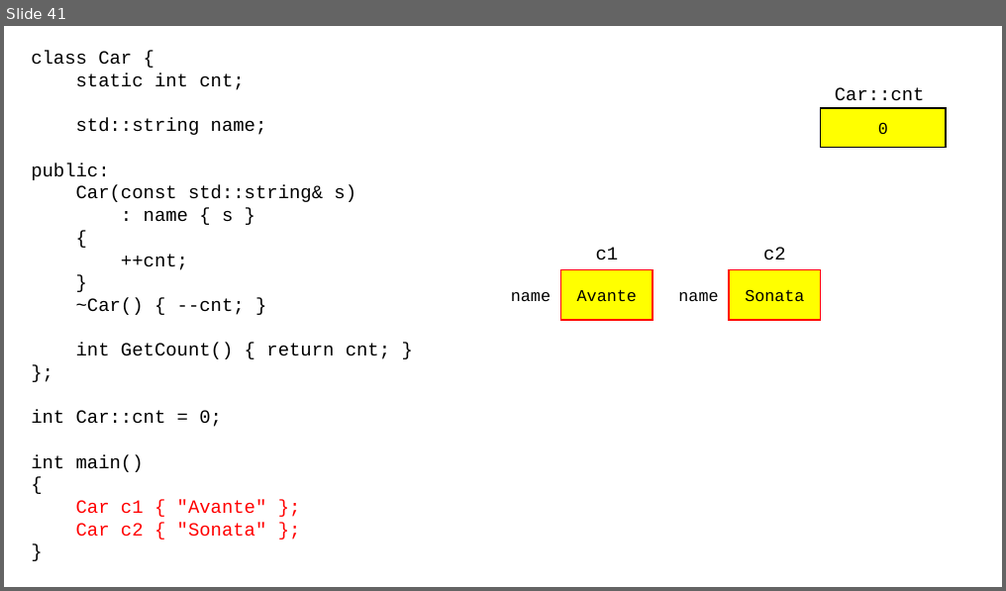
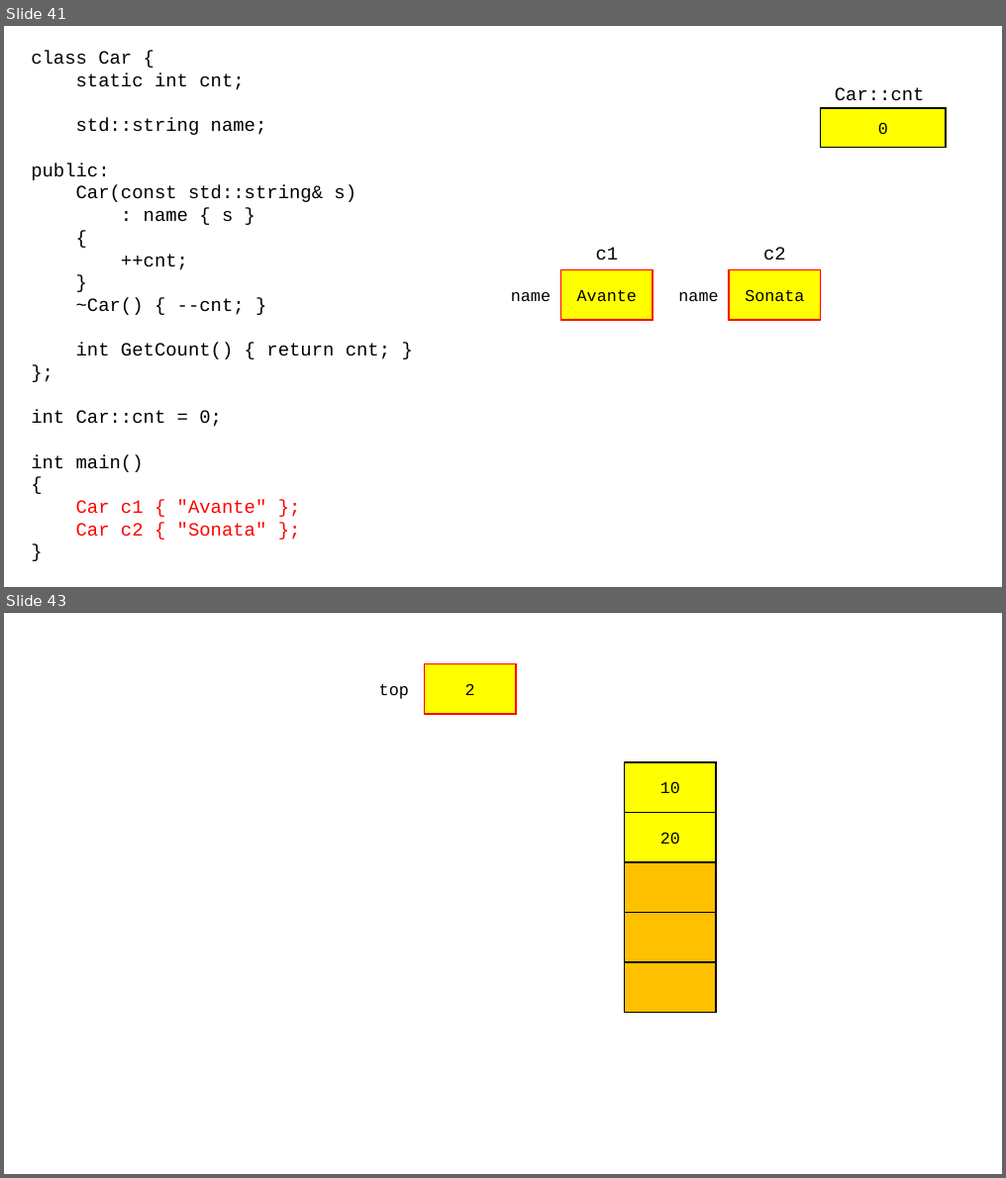
Before and after one commit to yoondev-classroom/cpp_240708, a slide deck: cpp_240708.pptx. Shown one above the other, each under a label of ours: slide 41 before the commit, slides 41 and 43 after it; the slides between them are not shown. The pictures are 1006x591 and 1006x1178 pixels, drawn with LibreOffice and Linux fonts; fonts in the diff are those of the drawing. Boxes give left, top, right and bottom in pixels: in the first picture for what was removed or moved away, otherwise in the second. Text is boxed around its words. In the diff, an @@ line names an element or a change of style, - is before the commit and + after.

```diff
--- a/cpp_240708.pptx
+++ b/cpp_240708.pptx
@@ slide 43 added at (x1=4, y1=613, x2=1002, y2=1174), background #FFFFFF @@
@@ rectangle added at (x1=424, y1=663, x2=516, y2=714), fill #FFFF00, outline #FF0000 1.5 pt, 16 pt, text #000000 @@
+2
@@ text added at (x1=379, y1=683, x2=409, y2=699), 16 pt, text #000000 @@
+top
@@ rectangle added at (x1=625, y1=762, x2=717, y2=813), fill #FFFF00, outline #000000 1.5 pt, 16 pt, text #000000 @@
+10
@@ rectangle added at (x1=625, y1=813, x2=717, y2=863), fill #FFFF00, outline #000000 1.5 pt, 16 pt, text #000000 @@
+20
@@ rectangle added at (x1=625, y1=862, x2=717, y2=912), fill #FFC000, outline #000000 1.5 pt @@
@@ rectangle added at (x1=625, y1=912, x2=717, y2=962), fill #FFC000, outline #000000 1.5 pt @@
@@ rectangle added at (x1=625, y1=962, x2=717, y2=1013), fill #FFC000, outline #000000 1.5 pt @@
```
Also in this commit, not shown: 2 other slides added, 1 other file.
